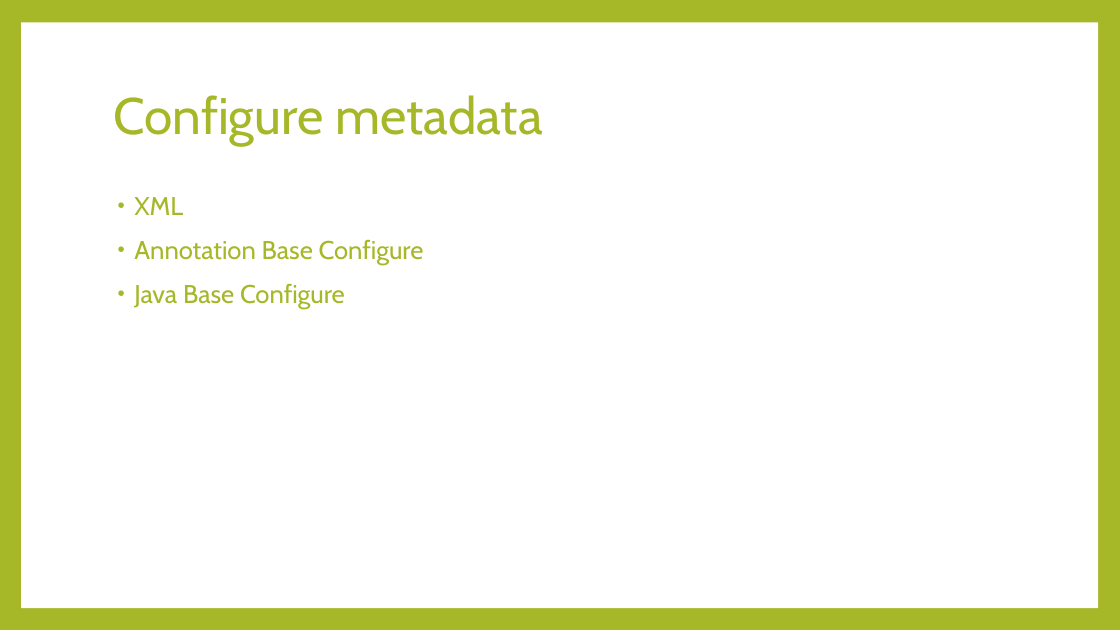
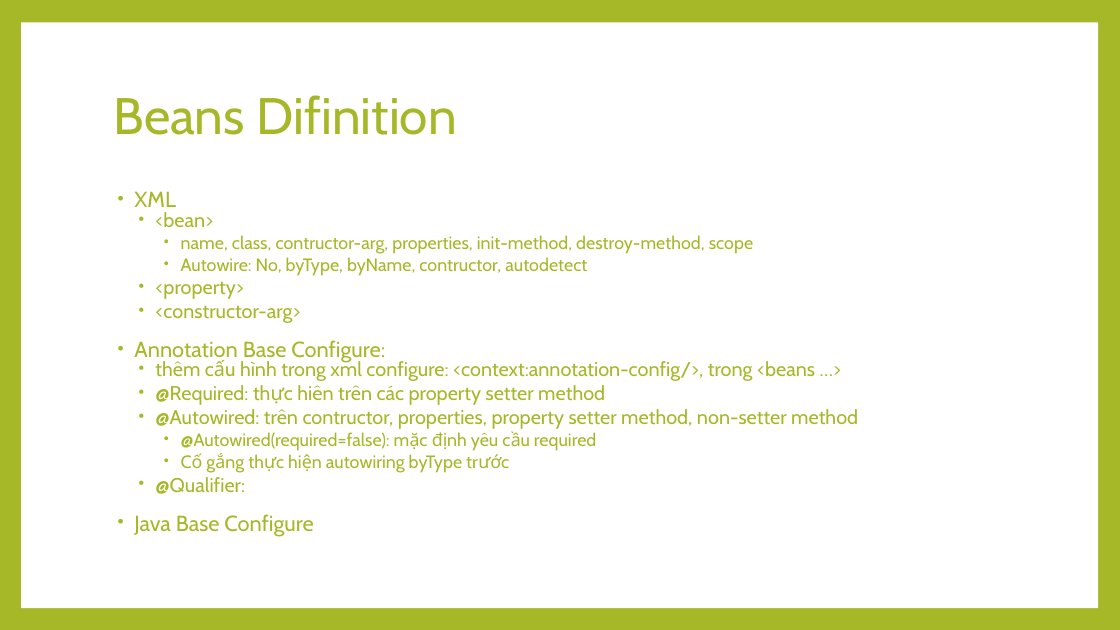
Before and after one commit to thaolt007/spring-doc, a slide deck: slide 7 of Spring.pptx (slide 8 before the commit). Drawn at 1120x630 pixels with LibreOffice and Linux fonts; fonts in the diff are those of the drawing. Boxes give left, top, right and bottom in pixels: in the first picture for what was removed or moved away, otherwise in the second. Text is boxed around its words. In the diff, an @@ line names an element or a change of style, - is before the commit and + after.

```diff
--- a/Spring.pptx
+++ b/Spring.pptx
@@ title at (113,95,456,135): text changed @@
-Configure metadata
+Beans Difinition
@@ text at (134,191,313,537): size 22 to 18.7 pt in "XML", "Java Base Configure"; line spacing 0.9 to 0.7 @@
@@ text at (134,212,858,494): text changed; size 22 to 17 pt @@
-• Annotation Base Configure
+  • <bean>
+    • name, class, contructor-arg, properties, init-method, destroy-method, scope
+    • Autowire: No, byType, byName, contructor, autodetect
+  • <property>
+  • <constructor-arg>
+• Annotation Base Configure:
+  • thêm cấu hình trong xml configure: <context:annotation-config/>, trong <beans …>
+  • @Required: thực hiên trên các property setter method
+  • @Autowired: trên contructor, properties, property setter method, non-setter method
+    • @Autowired(required=false): mặc định yêu cầu required
+    • Cố gắng thực hiện autowiring byType trước
+  • @Qualifier:
```
Also in this commit, not shown: 2 other slides changed.
